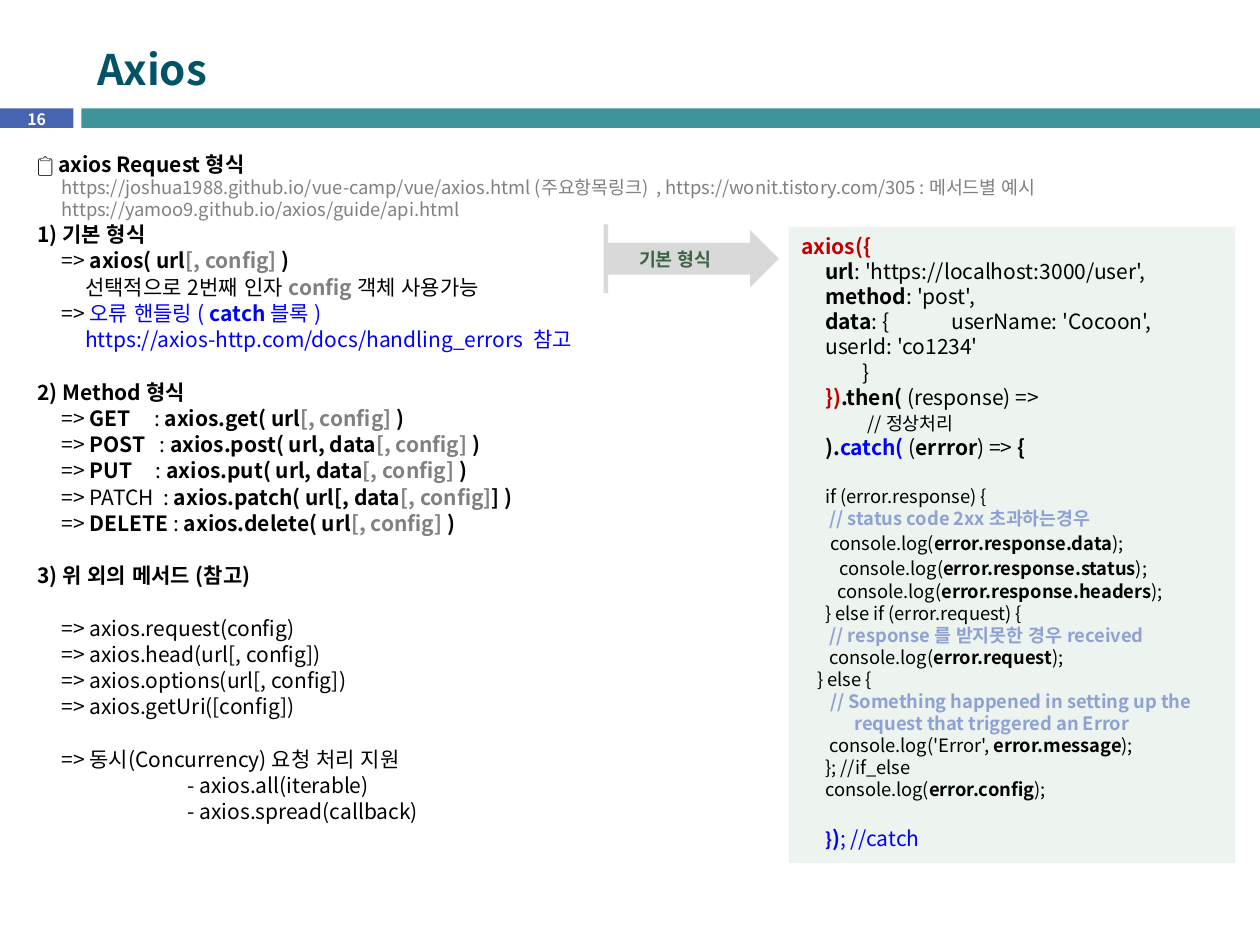
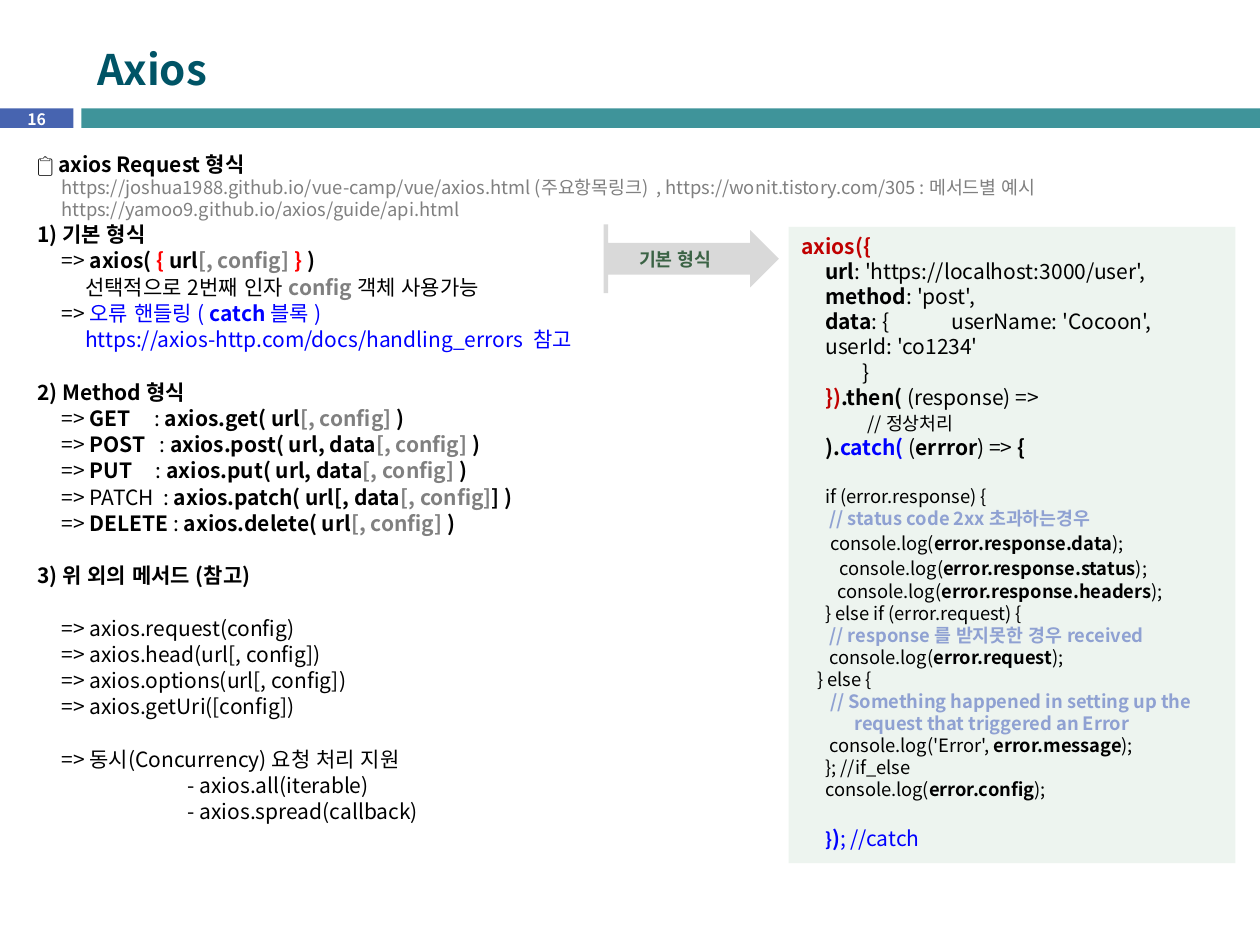
Before and after one commit to hazedensays/KDT-Academy-Ref, a slide deck: slide 16 of front/classRef/00_AIAX(공유).pptx. Drawn at 1260x945 pixels with LibreOffice and Linux fonts; fonts in the diff are those of the drawing. Boxes give left, top, right and bottom in pixels: in the first picture for what was removed or moved away, otherwise in the second. Text is boxed around its words. In the diff, an @@ line names an element or a change of style, - is before the commit and + after.

```diff
--- a/front/classRef/00_AIAX(공유).pptx
+++ b/front/classRef/00_AIAX(공유).pptx
@@ text at [37, 224, 572, 352]: text changed @@
-1) 기본 형식
-=> axios( url[, config] )
-선택적으로 2번째 인자 config 객체 사용가능
-=> 오류 핸들링 ( catch 블록 )
-https://axios-http.com/docs/handling_errors 참고
+1) 기본 형식
+=> axios( { url[, config] } )
+선택적으로 2번째 인자 config 객체 사용가능
+=> 오류 핸들링 ( catch 블록 )
+https://axios-http.com/docs/handling_errors 참고
```
Also in this commit, not shown: 7 other files.
